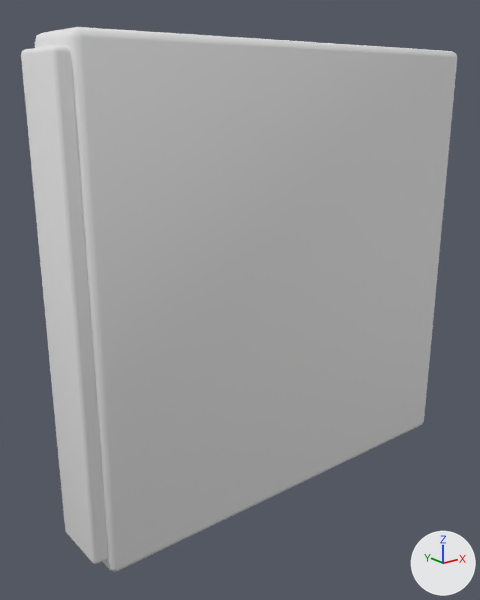
What one commit did to the glTF model assets/models/templates/furniture/crate_book.glb.
One viewpoint serves both versions: a 50 mm camera at (-0.1463, -0.162, 0.1354) aimed at (-0.0122, 0.0057, 0.0683). The lights are fixed; the arrows at lower right show +X, +Y and +Z. The first picture is the older version.

The first picture shows 'cover', 'pages'.
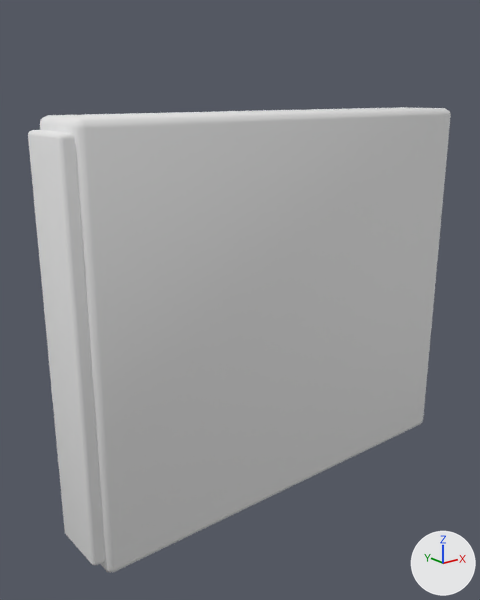
Changed parts and their boxes [x1, y1, x2, y2] in the pictures (480 x 600 px; the box of a moved part takes in the faces that stretch with it):
'cover', moved, rescaled (14% shorter)
    before: [35, 27, 457, 571]
    after: [40, 107, 451, 572]
'pages', reshaped
    before: [21, 46, 108, 564]
    after: [28, 130, 105, 565]
part 2 of me_buchseiten_001, moved or reshaped
    before: [21, 46, 97, 562]
    after: [28, 130, 97, 564]
part 3 of me_buchseiten_001, moved or reshaped (mostly hidden)
    before: [56, 46, 70, 52]
    after: [36, 130, 75, 139]

The change in detail:
me_buchdeckel_001 is used by ob_cover; location (0.0, 0.0, 0.0).
me_buchdeckel_001 had 56 vertices, 108 faces and spanned x -0.075..0.075, y -0.012..0.012, z 0.0..0.15.
me_buchdeckel_001 now has 56 vertices, 108 faces and spans x -0.075..0.075, y -0.012..0.012, z 0.0..0.13.
me_buchdeckel_001 part 1: the whole mesh is scaled about the mesh origin by (1, 0.998, 0.864).
me_buchseiten_001 is used by ob_pages; location (0.0, 0.0, 0.0).
me_buchseiten_001 had 56 vertices, 108 faces and spanned x -0.0791..0.0636, y -0.0103..0.0101, z 0.0043..0.1454.
me_buchseiten_001 now has 56 vertices, 108 faces and spans x -0.0792..0.0636, y -0.0101..0.0102, z 0.0038..0.1261.
me_buchseiten_001 part 2: all 14 vertices in x -0.0791..-0.0778, y -0.0103..0.0099, z 0.1441..0.1454 are moved by (0.0, 0.0002, -0.0194).
me_buchseiten_001 part 3: all 14 vertices in x 0.0621..0.0634, y -0.0102..0.0099, z 0.1441..0.1454 are moved by (0.0001, 0.0003, -0.0193).
Other edits to the shape of me_buchseiten_001 do not show in these pictures.
